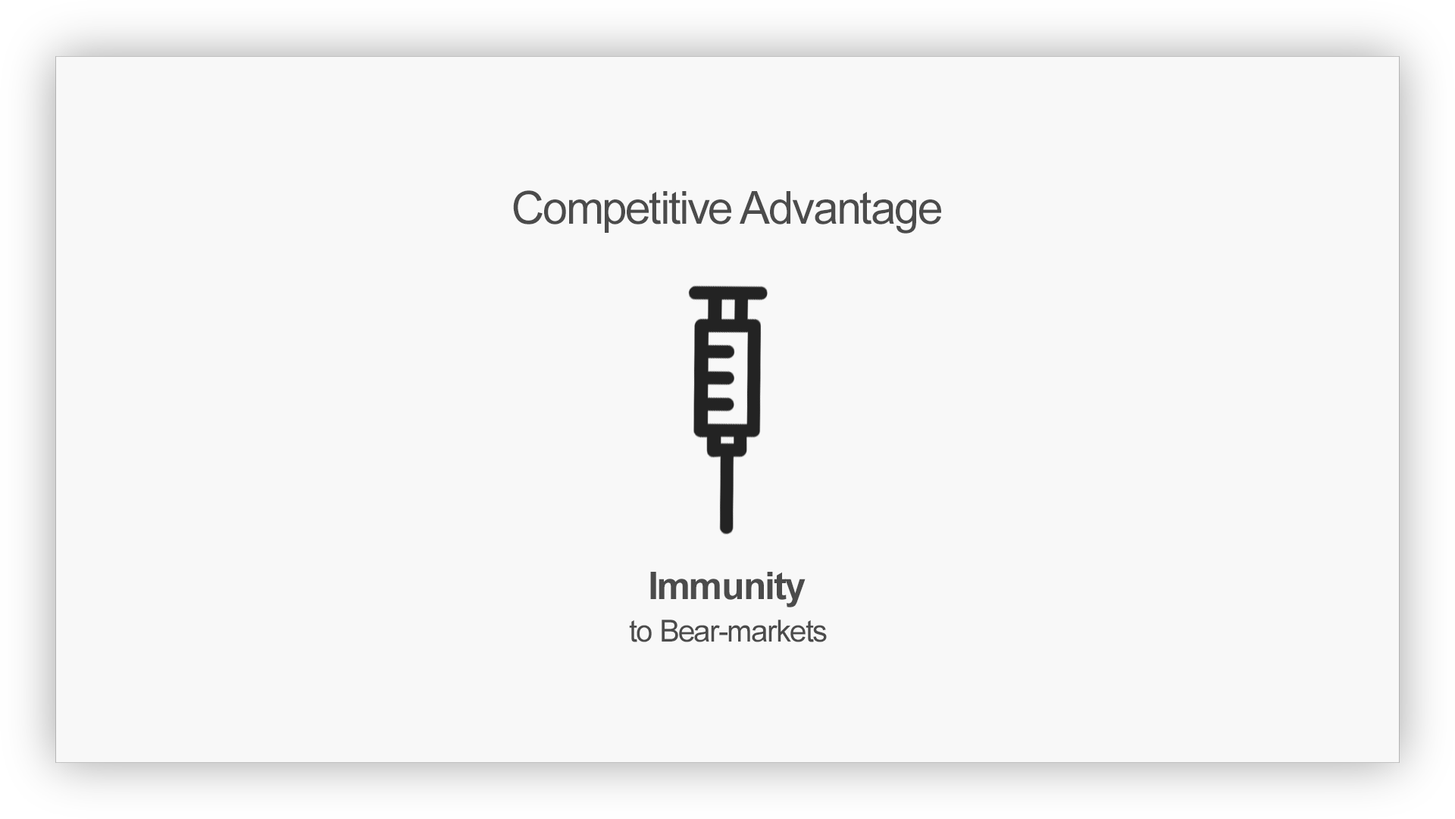
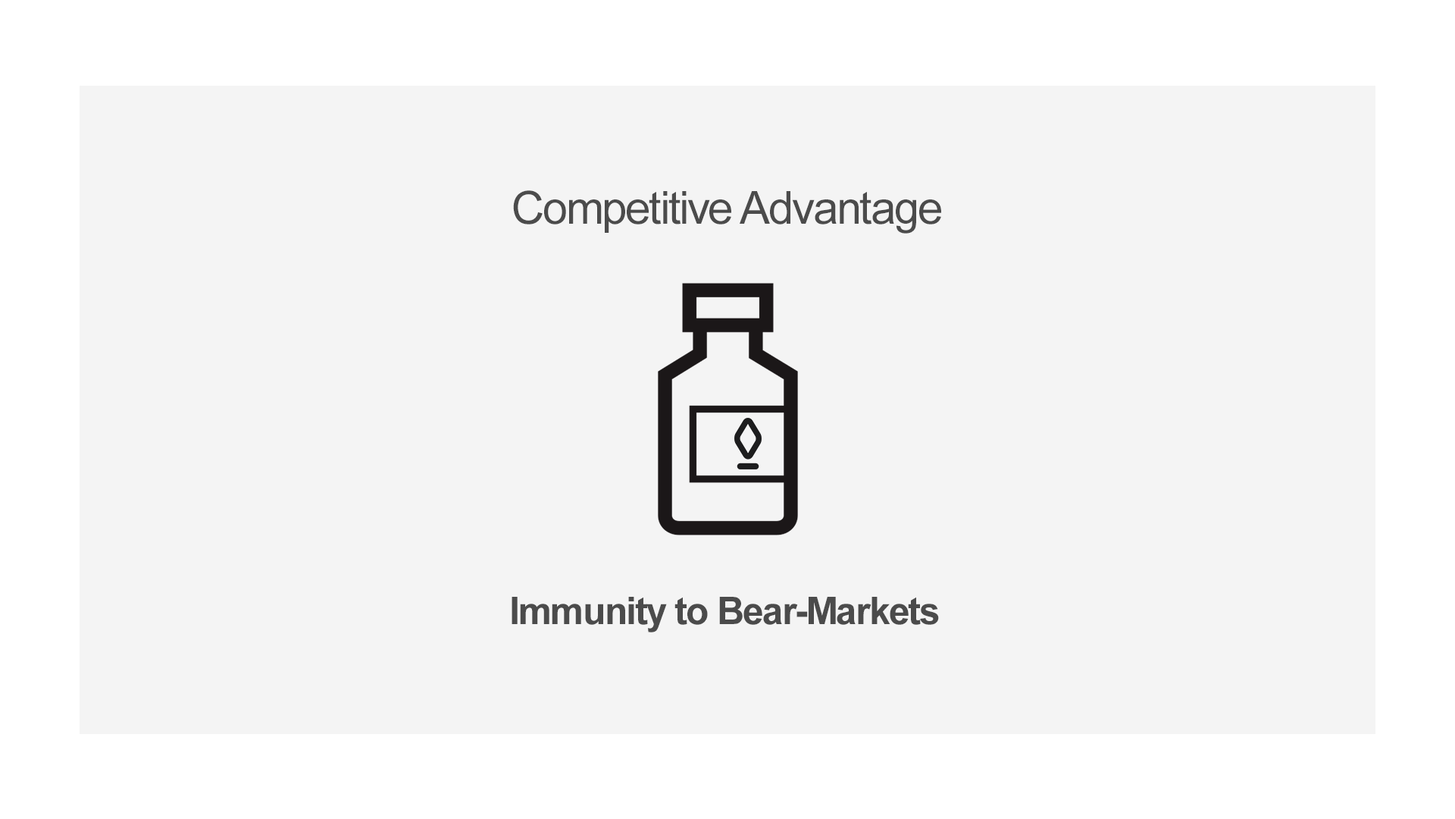
Layered file, before and after one edit (1455×819). Changes by layer:
removed layer "5706009_blood_donation_syringe_transfusion_vaccine_icon" (was 86%) over [688, 284, 768, 536]
removed layer "to Bear-markets" over [629, 619, 827, 643]
renamed "Immunity" to "Immunity to Bear-Markets", painted on it over [511, 571, 940, 633]
added layer "1118209_body_bottle_fitness_medicine_pills_icon" above "Rectangle 2 copy" over [657, 282, 799, 536]
showed "EcareIcon", painted on it over [734, 109, 1349, 470]
added layer "Rectangle 2" (2nd of 2) (56%) above "Rectangle 1" over [79, 85, 1376, 734]
hid "Rectangle 1" over [10, 10, 1445, 809]
